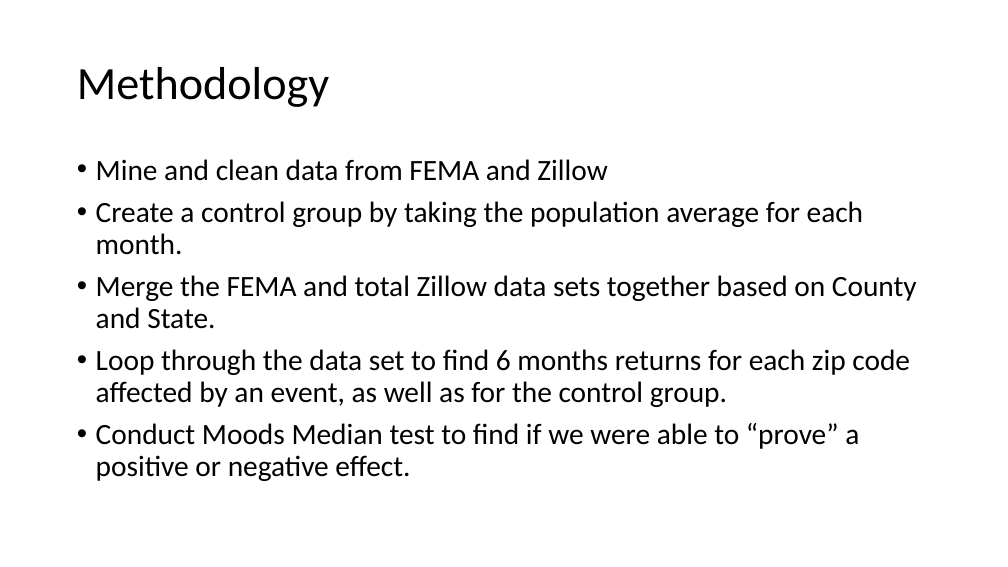
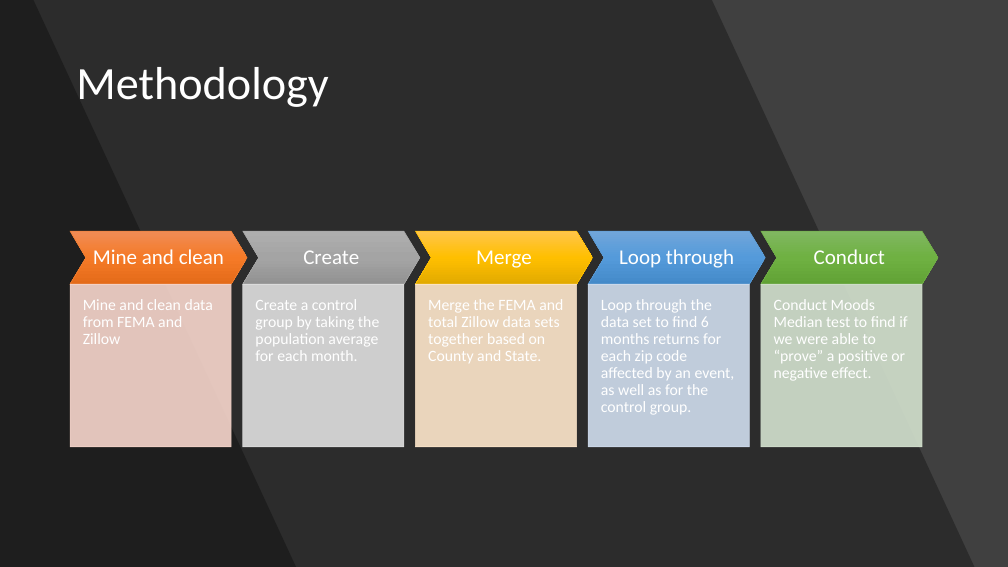
Before and after one commit to jormax14/data_bootcamp_project1, a slide deck: slide 2 of Are Housing Prices Affected by Natural Disasters.pptx. Drawn at 1008x567 pixels with LibreOffice and Linux fonts; fonts in the diff are those of the drawing. Boxes give left, top, right and bottom in pixels: in the first picture for what was removed or moved away, otherwise in the second. Text is boxed around its words. In the diff, an @@ line names an element or a change of style, - is before the commit and + after.

```diff
--- a/Are Housing Prices Affected by Natural Disasters.pptx
+++ b/Are Housing Prices Affected by Natural Disasters.pptx
@@ background #FFFFFF to #404040 @@
@@ freeform shape added at [0, 0, 975, 567], fill #000000 at 30% opacity @@
@@ freeform shape added at [0, 0, 296, 567], fill #000000 at 30% opacity @@
@@ title "Methodology" at [76, 67, 328, 107]: text colour #000000 to #FFFFFF @@
@@ text removed at [96, 159, 917, 481] @@
-• Mine and clean data from FEMA and Zillow
-• Create a control group by taking the population average for each month.
-• Merge the FEMA and total Zillow data sets together based on County and State.
-• Loop through the data set to find 6 months returns for each zip code affected by an event, as well as for the control group.
-• Conduct Moods Median test to find if we were able to “prove” a positive or negative effect.
@@ group added at [70, 231, 938, 447]: 10 texts, 5 chevrons, 5 rectangles @@
+Mine and clean
+Mine and clean data from FEMA and Zillow
+Create
+Create a control group by taking the population average for each month.
+Merge
+Merge the FEMA and total Zillow data sets together based on County and State.
+Loop through
+Loop through the data set to find 6 months returns for each zip code affected by an event, as well as for the control group.
+Conduct
+Conduct Moods Median test to find if we were able to “prove” a positive or negative effect.
```
Also in this commit, not shown: 7 other slides changed, 2 slides added, 3 other files.
